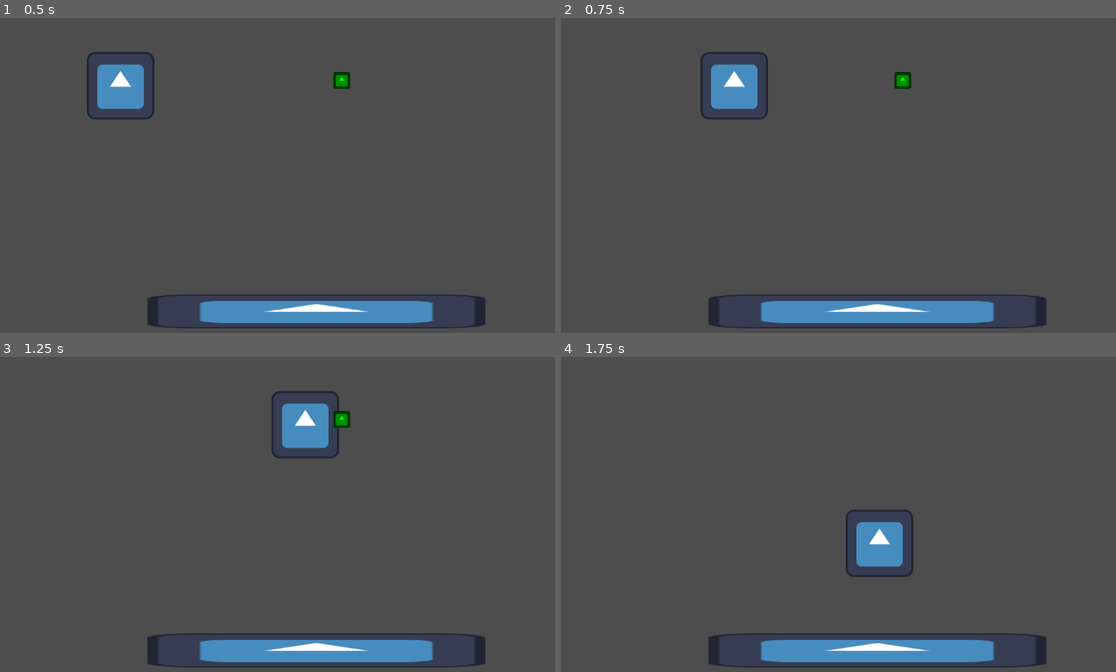
Above: before the commit, frames 1-4 (two rows, left to right).
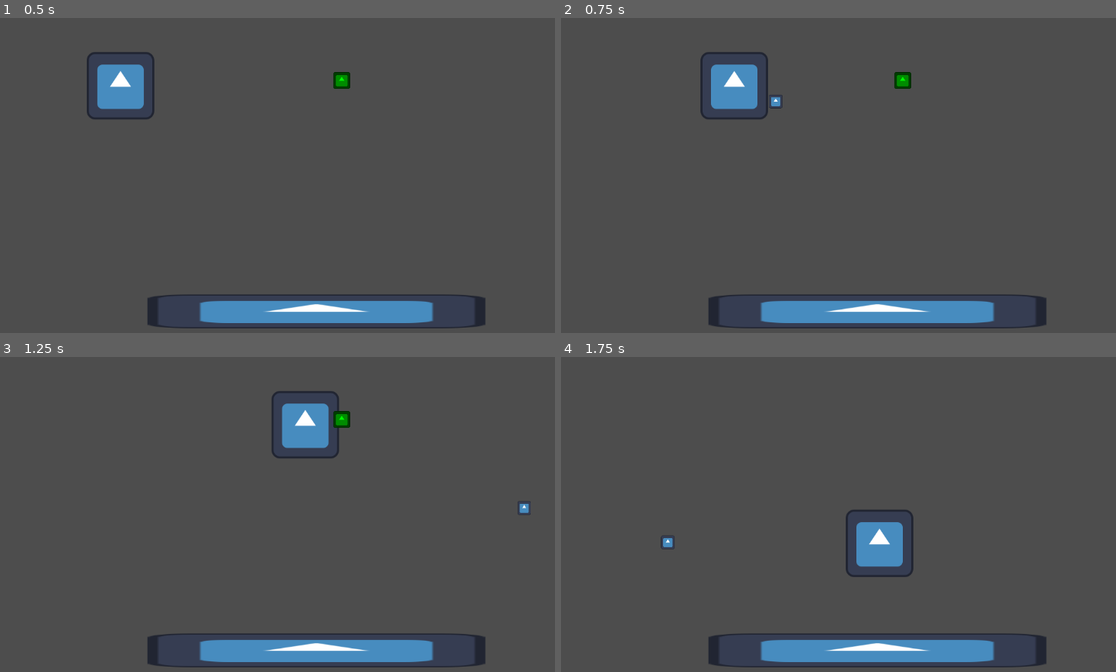
Above: after the commit, the same moments.

Repository: rakthalekk/kaching
Game: Godot game, scene res://src/level.tscn
Two runs of this game, one before a commit and one after it. Both use one fixed random seed, a clock stepped at 60 frames per second and the inputs below. The engine's default icon, where the game draws it, is replaced by a stand-in: a white triangle on a blue panel in a dark square.
Inputs (mouse positions are in pixels of both pictures, inside the frame that each line leads up to):
- Up to frame 1 (0.5 s): no input
- Up to frame 2 (0.75 s): tap Enter at 0.5 s; move the mouse to (977, 144) at 0.52 s; hold D (move_right) from 0.53 s (still down); click (977, 144) at 0.6 s
- Up to frame 3 (1.25 s): keep holding D (move_right)
- Up to frame 4 (1.75 s): move the mouse to (721, 517) at 1.27 s; release D (move_right) at 1.28 s; hold S (move_down) from 1.28 s (still down); click (721, 517) at 1.35 s

Frame 1 is identical in both runs. In frame 2, less than 0.1% of the frame differs, in the area x 37-40%, y 24-29%; in frame 3, less than 0.1%; in frame 4, less than 0.1%, in the area x 17-21%, y 56-62%.

Commit message:
Implemented (projectile) shooting functionality
I have it subtract a coin each time you click m1, I named the String action thing "click", this can be changed if too generic.  I tried to mess with collision to have it go away when it hits a wall but I wasn't getting it to work so I stopped.

Diff:
--- a/project.godot
+++ b/project.godot
@@ -37,12 +37,18 @@
 "events": [Object(InputEventKey,"resource_local_to_scene":false,"resource_name":"","device":-1,"window_id":0,"alt_pressed":false,"shift_pressed":false,"ctrl_pressed":false,"meta_pressed":false,"pressed":false,"keycode":0,"physical_keycode":83,"key_label":0,"unicode":115,"echo":false,"script":null)
 ]
 }
+click={
+"deadzone": 0.5,
+"events": [Object(InputEventMouseButton,"resource_local_to_scene":false,"resource_name":"","device":-1,"window_id":0,"alt_pressed":false,"shift_pressed":false,"ctrl_pressed":false,"meta_pressed":false,"button_mask":1,"position":Vector2(150, 13),"global_position":Vector2(154, 56),"factor":1.0,"button_index":1,"canceled":false,"pressed":true,"double_click":false,"script":null)
+]
+}
 
 [layer_names]
 
 2d_physics/layer_1="Ground"
 2d_physics/layer_2="Player"
 2d_physics/layer_3="Pickups"
+2d_physics/layer_4="Layer 4"
 
 [rendering]
 
--- /dev/null
+++ b/src/bullet.gd
@@ -0,0 +1,17 @@
+class_name Bullet
+extends Area2D
+
+@export var direction: Vector2
+
+var speed = 20
+
+# Called when the node enters the scene tree for the first time.
+func _ready():
+	pass # Replace with function body.
+
+
+# Called every frame. 'delta' is the elapsed time since the previous frame.
+func _process(delta):
+	# Move the bullet based on given direction and set speed
+	position += direction * speed
+	pass
--- /dev/null
+++ b/src/bullet.tscn
@@ -0,0 +1,19 @@
+[gd_scene load_steps=4 format=3 uid="uid://bcskkmslmcnrm"]
+
+[ext_resource type="Script" path="res://src/bullet.gd" id="1_0vdhs"]
+[ext_resource type="Texture2D" uid="uid://it8hjt58tya5" path="res://icon.svg" id="1_f5kar"]
+
+[sub_resource type="RectangleShape2D" id="RectangleShape2D_epy0e"]
+size = Vector2(26, 26)
+
+[node name="Bullet" type="Area2D"]
+collision_layer = 8
+collision_mask = 0
+script = ExtResource("1_0vdhs")
+
+[node name="Sprite2D" type="Sprite2D" parent="."]
+scale = Vector2(0.2, 0.2)
+texture = ExtResource("1_f5kar")
+
+[node name="CollisionShape2D" type="CollisionShape2D" parent="."]
+shape = SubResource("RectangleShape2D_epy0e")
--- a/src/level.tscn
+++ b/src/level.tscn
@@ -1,13 +1,27 @@
-[gd_scene load_steps=5 format=3 uid="uid://d2s5can1nikgf"]
+[gd_scene load_steps=6 format=3 uid="uid://d2s5can1nikgf"]
 
 [ext_resource type="PackedScene" uid="uid://tpbh374pnsel" path="res://src/player.tscn" id="1_jpbdj"]
 [ext_resource type="PackedScene" uid="uid://cob8mgfxhfcs2" path="res://src/coin.tscn" id="2_jex46"]
 [ext_resource type="Texture2D" uid="uid://it8hjt58tya5" path="res://icon.svg" id="2_nf6li"]
 
+[sub_resource type="GDScript" id="GDScript_oiafm"]
+script/source = "extends Node2D
+
+
+# Called when the node enters the scene tree for the first time.
+func _ready():
+	pass # Replace with function body.
+
+
+# Called every frame. 'delta' is the elapsed time since the previous frame.
+
+"
+
 [sub_resource type="RectangleShape2D" id="RectangleShape2D_h7xjd"]
 size = Vector2(645, 65)
 
 [node name="Level" type="Node2D"]
+script = SubResource("GDScript_oiafm")
 
 [node name="Player" parent="." instance=ExtResource("1_jpbdj")]
 position = Vector2(270, 179)
@@ -27,3 +41,5 @@
 [node name="CollisionShape2D" type="CollisionShape2D" parent="Wall"]
 position = Vector2(2.5, -0.5)
 shape = SubResource("RectangleShape2D_h7xjd")
+
+[connection signal="input_event" from="Player" to="Player" method="_on_input_event"]
--- a/src/player.gd
+++ b/src/player.gd
@@ -5,7 +5,10 @@
 
 @export var speed = 500
 
-var coins := 0
+# at 10 coins for now for testing purposes
+var coins := 10
+
+var bullet = preload("res://src/bullet.tscn")
 
 func _physics_process(delta):
 	# Get the input direction as a normalized vector
@@ -19,3 +22,14 @@
 func add_coin():
 	coins += 1
 	print(coins)
+
+func _process(delta):
+	# Checks if we have clicked and if we got coins
+	if Input.is_action_just_pressed("click") and coins > 0:
+		coins -= 1
+		var shoot_vector = get_global_mouse_position() - position
+		var to_shoot = bullet.instantiate()
+		to_shoot.direction = shoot_vector.normalized()
+		to_shoot.position = self.position
+		get_parent().add_child(to_shoot)
+	pass
Not shown, added: src/pla41C.tmp
Not shown, added: src/pla823E.tmp
